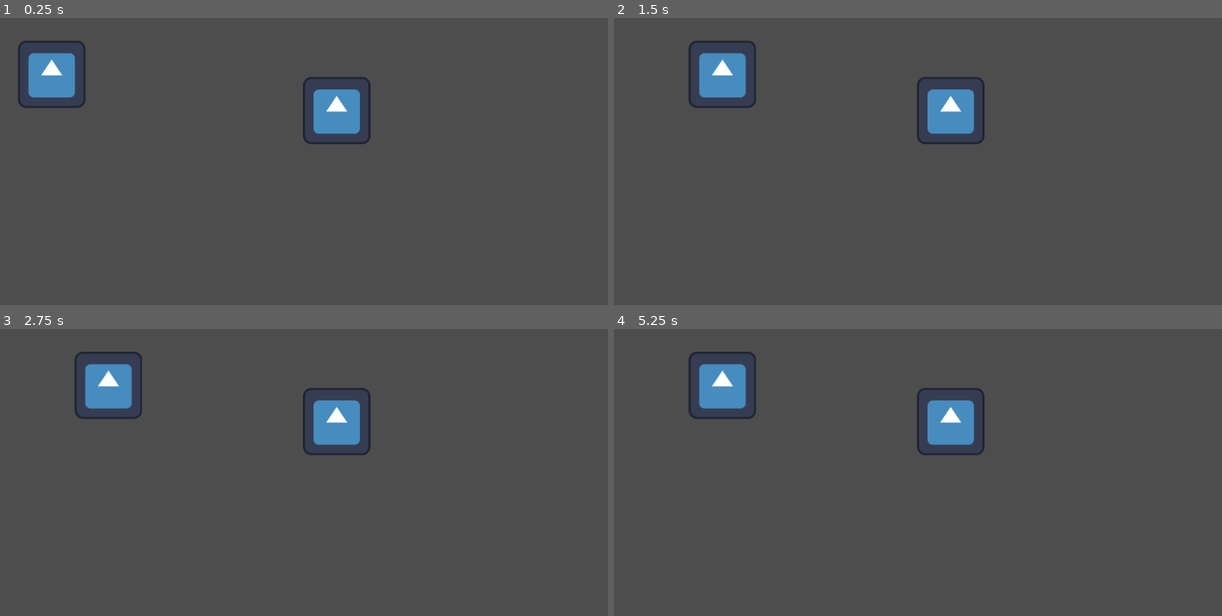
Above: before the commit, frames 1-4 (two rows, left to right).
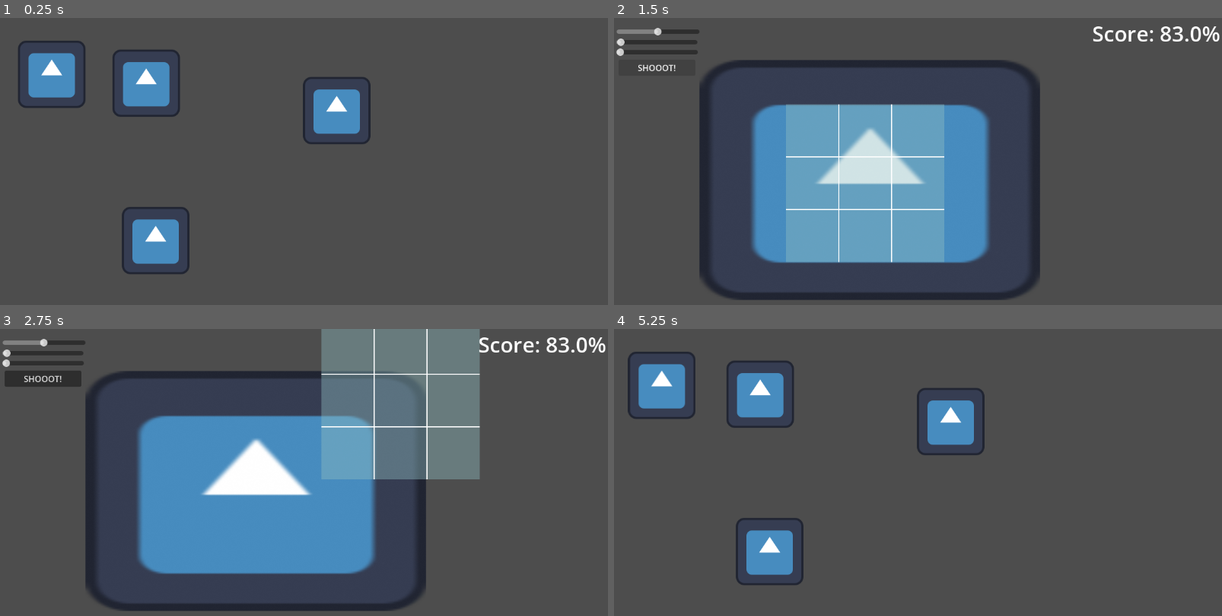
Above: after the commit, the same moments.

Repository: Cocotrilito/Zhaba-Shot
Game: Godot game, scene res://scenes/overworld/overworld.tscn
Two runs of this game, one before a commit and one after it. Both use one fixed random seed, a clock stepped at 60 frames per second and the inputs below. The engine's default icon, where the game draws it, is replaced by a stand-in: a white triangle on a blue panel in a dark square.
Inputs (mouse positions are in pixels of both pictures, inside the frame that each line leads up to):
- Up to frame 1 (0.25 s): no input
- Up to frame 2 (1.5 s): tap Enter at 0.5 s; move the mouse to (1051, 170) at 0.52 s; hold Right (ui_right) 0.53-1.25 s; tap Alt at 0.6 s; click (1051, 170) at 0.67 s; click (656, 66) at 1.25 s, where only the run after the commit has a clickable "SHOOOT!"
- Up to frame 3 (2.75 s): tap Space at 2 s; drag from (182, 515) to (334, 423) at 2.02 s
- Up to frame 4 (5.25 s): tap Enter at 2.75 s; move the mouse to (978, 423) at 2.77 s; hold Right (ui_right) 2.78-3.5 s; tap Alt at 2.85, 4.35 s; drag from (887, 567) to (735, 449) at 3.52 s; tap Space at 4.25 s; move the mouse to (1100, 549) at 4.27 s; hold Left (ui_left) 4.28-5 s; drag from (735, 449) to (948, 423) at 5.02 s

The runs differ from the first frame. In frame 1, 3.0% of the frame differs, in the area x 18-32%, y 11-90%; in frame 2, 30%; in frame 3, 41%, in the area x 0-100%, y 0-99%; in frame 4, 5.5%.

Commit message:
Added basic 3 spot and winning screen with gamestate logic

Diff:
--- /dev/null
+++ b/scenes/WinScreen.tscn
@@ -0,0 +1,8 @@
+[gd_scene format=3 uid="uid://6652bwx23r17"]
+
+[node name="WinScreen" type="Node2D" unique_id=1703686384]
+
+[node name="Label" type="Label" parent="." unique_id=1717325807]
+offset_right = 40.0
+offset_bottom = 23.0
+text = "you know nothing"
--- /dev/null
+++ b/scenes/overworld/overworld.gd
@@ -0,0 +1,6 @@
+extends Node2D
+
+
+func _process(_delta):
+	if GameState.completed_missions.size() >= 3:
+		get_tree().change_scene_to_file("res://scenes/WinScreen.tscn")
--- a/scenes/overworld/overworld.tscn
+++ b/scenes/overworld/overworld.tscn
@@ -1,5 +1,6 @@
 [gd_scene format=3 uid="uid://cgmhdw40tb4pd"]
 
+[ext_resource type="Script" uid="uid://lu7311p1c0ny" path="res://scenes/overworld/overworld.gd" id="1_662u0"]
 [ext_resource type="Script" uid="uid://bxnhs8nw7dk6b" path="res://scripts/frog.gd" id="1_n3lcv"]
 [ext_resource type="Texture2D" uid="uid://hpb5p2ymwgrv" path="res://icon.svg" id="2_jvs31"]
 [ext_resource type="Script" uid="uid://ckmgsy3dcgk2i" path="res://scripts/photoSpot.gd" id="3_jvs31"]
@@ -12,6 +13,7 @@
 height = 122.0
 
 [node name="overworld" type="Node2D" unique_id=658325119]
+script = ExtResource("1_662u0")
 
 [node name="Frog" type="CharacterBody2D" parent="." unique_id=232915719]
 position = Vector2(-23, 26)
@@ -25,6 +27,18 @@
 position = Vector2(127, 80)
 shape = SubResource("CircleShape2D_662u0")
 
+[node name="PhotoSpot3" type="Area2D" parent="." unique_id=1857238533]
+position = Vector2(40, 43)
+script = ExtResource("3_jvs31")
+
+[node name="CollisionShape2D" type="CollisionShape2D" parent="PhotoSpot3" unique_id=915266711]
+position = Vector2(228, 83)
+shape = SubResource("CapsuleShape2D_662u0")
+
+[node name="Sprite2D" type="Sprite2D" parent="PhotoSpot3" unique_id=803430791]
+position = Vector2(237, 81)
+texture = ExtResource("2_jvs31")
+
 [node name="PhotoSpot" type="Area2D" parent="." unique_id=1469931367]
 position = Vector2(401, 95)
 script = ExtResource("3_jvs31")
@@ -37,4 +51,18 @@
 position = Vector2(237, 81)
 texture = ExtResource("2_jvs31")
 
+[node name="PhotoSpot2" type="Area2D" parent="." unique_id=639912659]
+position = Vector2(401, 95)
+script = ExtResource("3_jvs31")
+
+[node name="CollisionShape2D" type="CollisionShape2D" parent="PhotoSpot2" unique_id=699609217]
+position = Vector2(-115, 325)
+shape = SubResource("CapsuleShape2D_662u0")
+
+[node name="Sprite2D" type="Sprite2D" parent="PhotoSpot2" unique_id=305903192]
+position = Vector2(-106, 328)
+texture = ExtResource("2_jvs31")
+
+[connection signal="body_entered" from="PhotoSpot3" to="PhotoSpot3" method="_on_body_entered"]
 [connection signal="body_entered" from="PhotoSpot" to="PhotoSpot" method="_on_body_entered"]
+[connection signal="body_entered" from="PhotoSpot2" to="PhotoSpot2" method="_on_body_entered"]
--- a/scripts/CameraMode.gd
+++ b/scripts/CameraMode.gd
@@ -35,7 +35,11 @@
 	var total_score = (frame_score + exposure_score) / 2.0
 
 	score_label.text = "Score: " + str(round(total_score * 100)) + "%"
-
+	if total_score >= 0.7:
+		if not GameState.completed_missions.has(GameState.current_mission):
+			GameState.completed_missions.append(GameState.current_mission)
+		await get_tree().create_timer(1.5).timeout
+		get_tree().change_scene_to_file("res://scenes/overworld/overworld.tscn")
 
 func calculate_frame_score():
 	print("position", frame_rect.global_position, "size:", frame_rect.size)
--- a/scripts/GameState.gd
+++ b/scripts/GameState.gd
@@ -1,9 +1,10 @@
 extends Node
 
-var current_mission: String = ""
+var current_mission: int = 0
 var current_photo_data: Dictionary = {}
 var camera_settings := {
 	"aperture": 5.6,
 	"shutter_speed": 1.0/125,
 	"iso": 100
 }
+var completed_missions: Array = []
--- a/scripts/photoSpot.gd
+++ b/scripts/photoSpot.gd
@@ -1,8 +1,7 @@
 extends Area2D
 
-
-
 func _on_body_entered(body):
-	if body.name == "Frog":
-		GameState.current_mission = "factory_pollution"
+	var mission_id = int(name.trim_prefix("PhotoSpot"))
+	if body.name == "Frog" and not GameState.completed_missions.has(mission_id):
+		GameState.current_mission = mission_id
 		get_tree().change_scene_to_file("res://scenes/camera_mode/CameraMode.tscn")
Not shown, added: scenes/overworld/overworld.gd.uid
